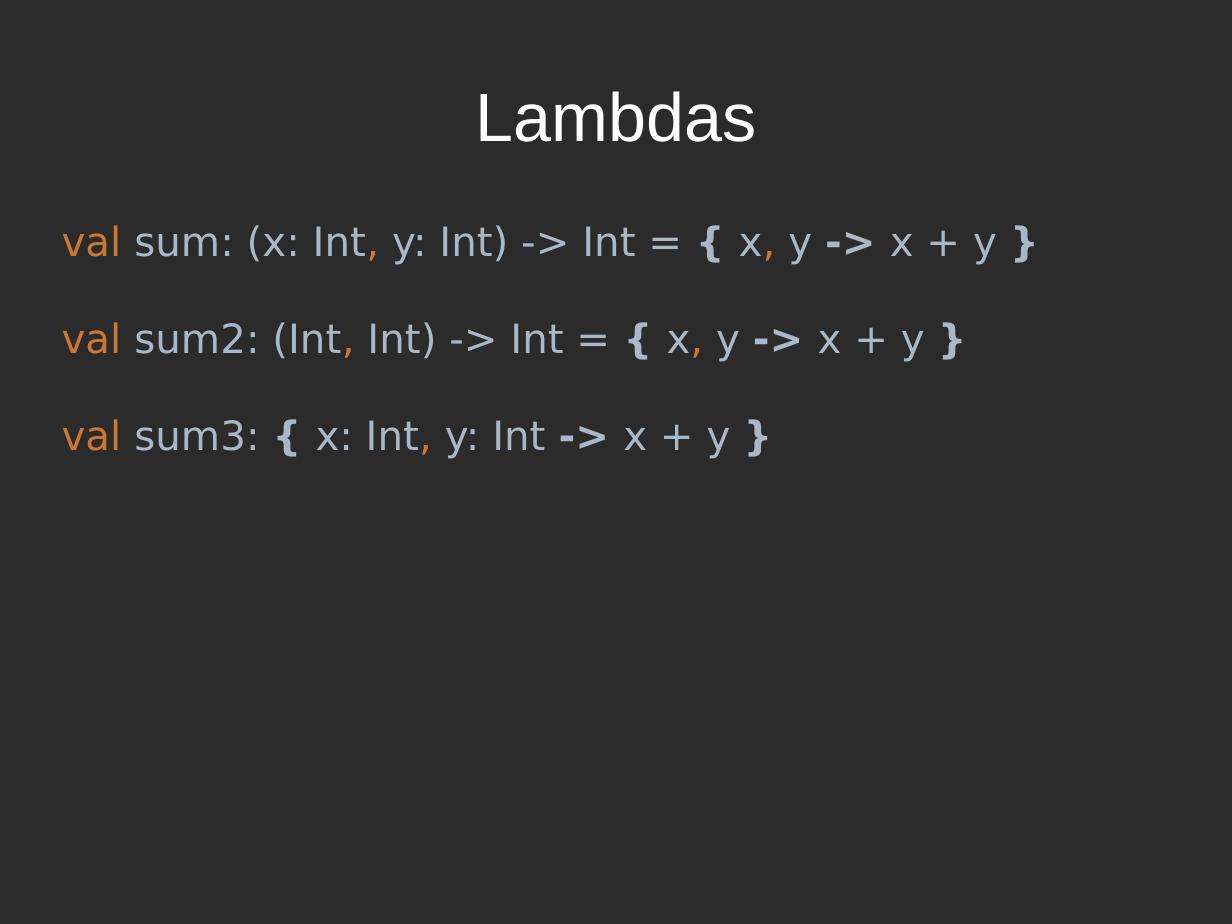
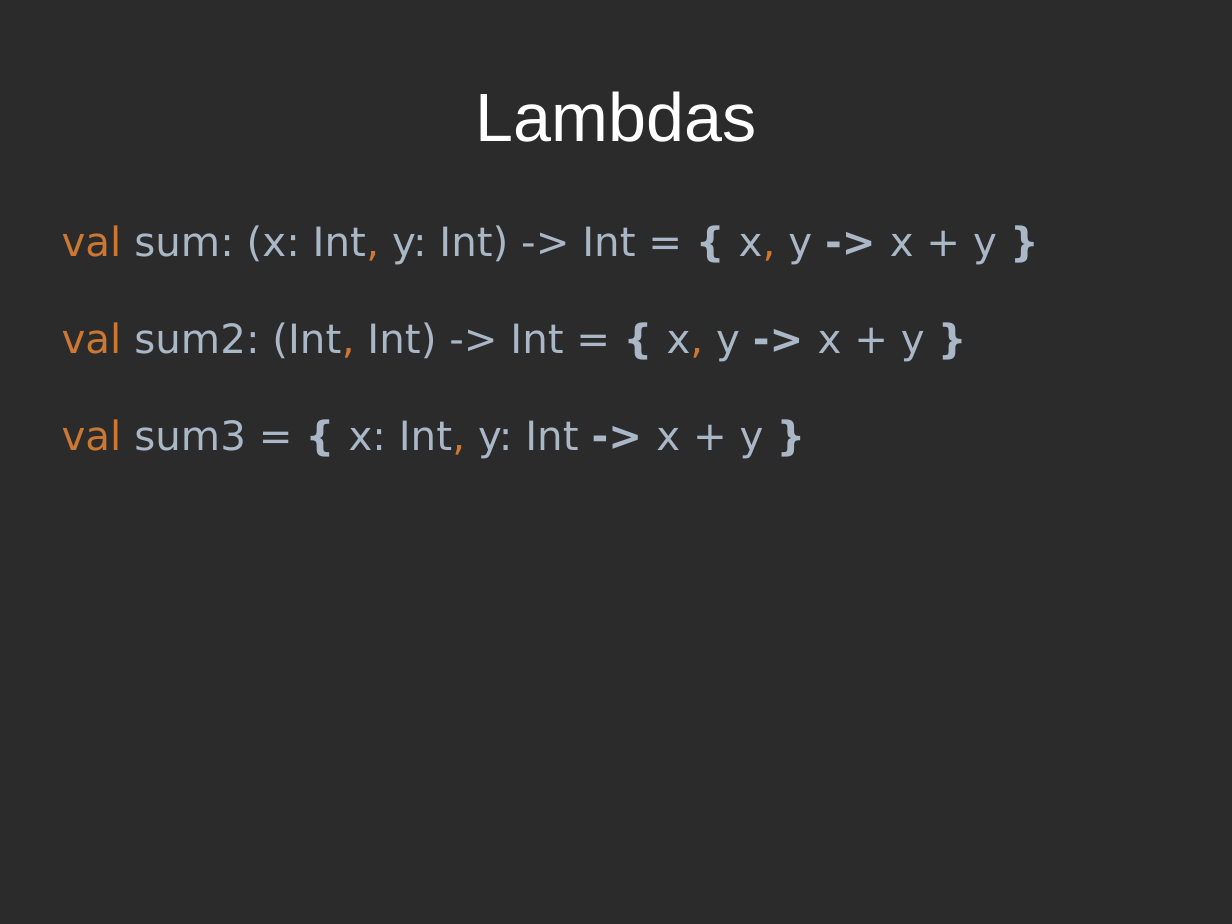
Before and after one commit to JamieMagee/kotlin-demo, a slide deck: slide 41 of presentation/Kotlin Presentation.pptx. Drawn at 1232x924 pixels with LibreOffice and Linux fonts; fonts in the diff are those of the drawing. Boxes give left, top, right and bottom in pixels: in the first picture for what was removed or moved away, otherwise in the second. Text is boxed around its words. In the diff, an @@ line names an element or a change of style, - is before the commit and + after.

```diff
--- a/presentation/Kotlin Presentation.pptx
+++ b/presentation/Kotlin Presentation.pptx
@@ text at bbox=[62, 419, 764, 459]: text changed @@
-val sum3: { x: Int, y: Int -> x + y }
+val sum3 = { x: Int, y: Int -> x + y }
```
Also in this commit, not shown: 1 other slide changed, 2 other files.
